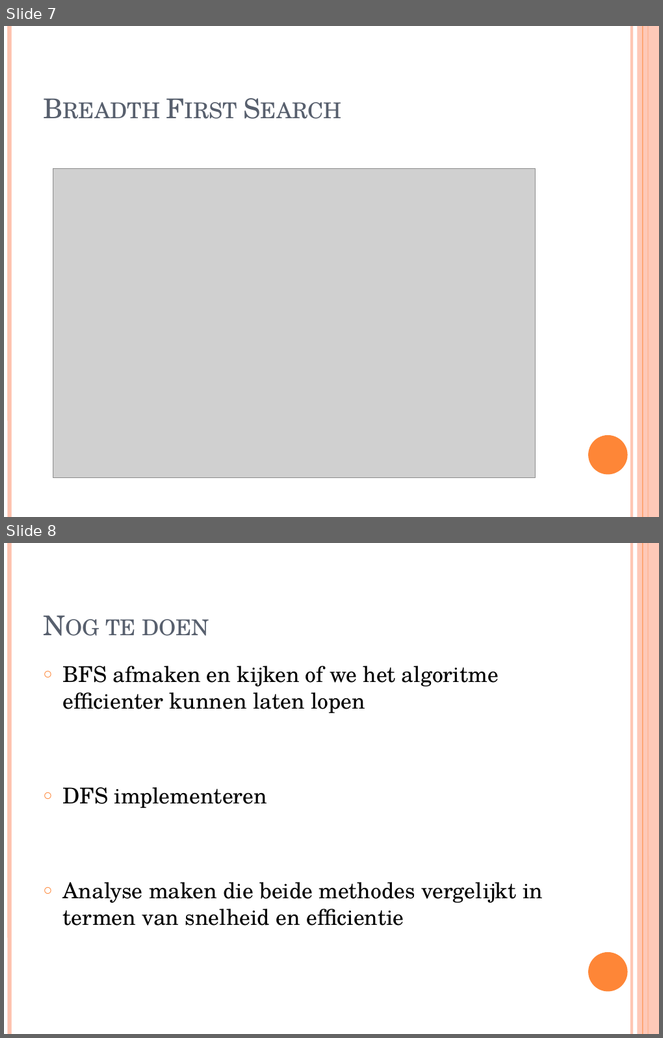
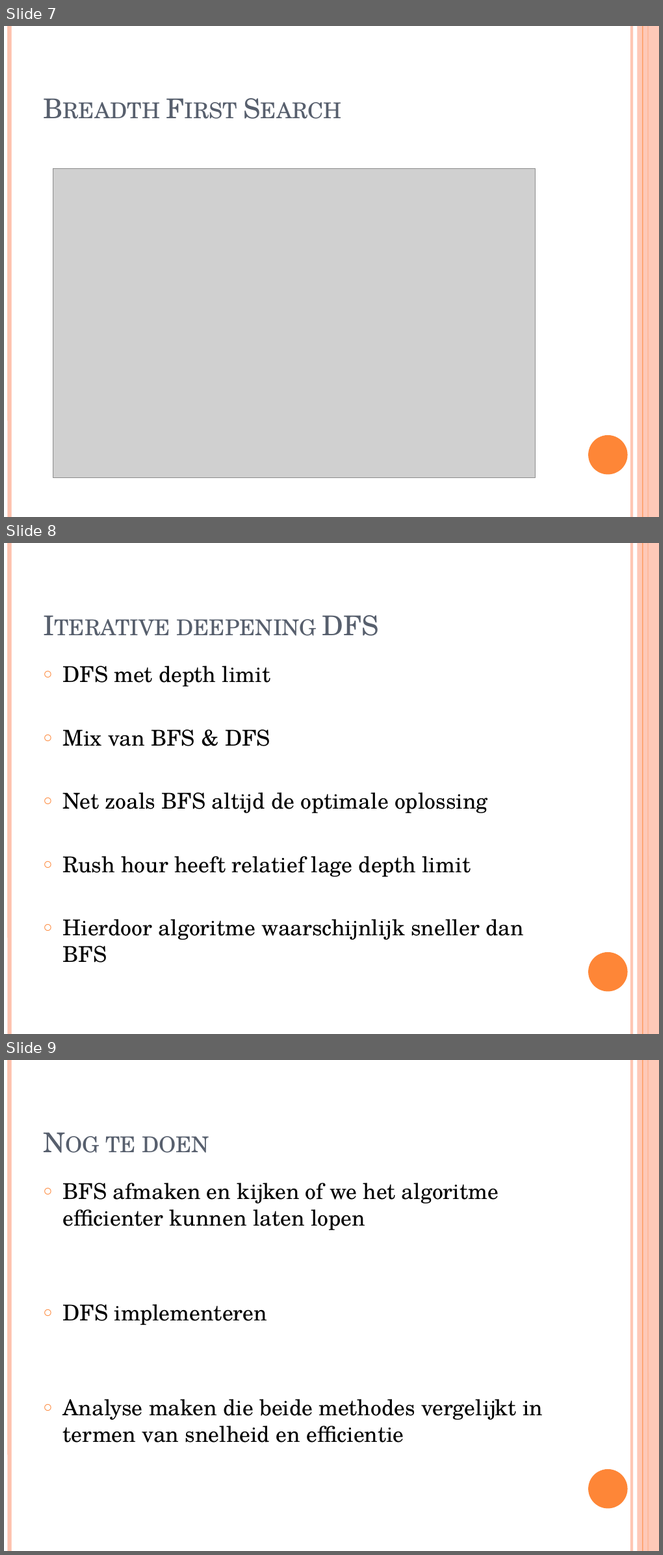
Before and after one commit to BillyGNL/RushHour, a slide deck: RushHour.pptx. Shown one above the other, each under a label of ours: slides 7 and 8 before the commit, slides 7, 8 and 9 after it. The pictures are 663x1038 and 663x1555 pixels, drawn with LibreOffice and Linux fonts; fonts in the diff are those of the drawing; grey boxes stand for pictures. Boxes give left, top, right and bottom in pixels: in the first picture for what was removed or moved away, otherwise in the second. Text is boxed around its words. In the diff, an @@ line names an element or a change of style, - is before the commit and + after.

```diff
--- a/RushHour.pptx
+++ b/RushHour.pptx
@@ slide 8 added at (4, 543, 659, 1034), background #FFFFFF; not listed: 6 template elements that a slide beside it also shows @@
@@ title added at (177, 615, 379, 636), 30 pt, text #575F6D, small capitals @@
+Iterative deepening DFS
@@ text added at (63, 666, 523, 963), 24 pt, text #000000 @@
+○ DFS met depth limit
+○ Mix van BFS & DFS
+○ Net zoals BFS altijd de optimale oplossing
+○ Rush hour heeft relatief lage depth limit
+○ Hierdoor algoritme waarschijnlijk sneller dan BFS
@@ what was slide 8 is now slide 9 @@
```
Also in this commit, not shown: 3 other files.
